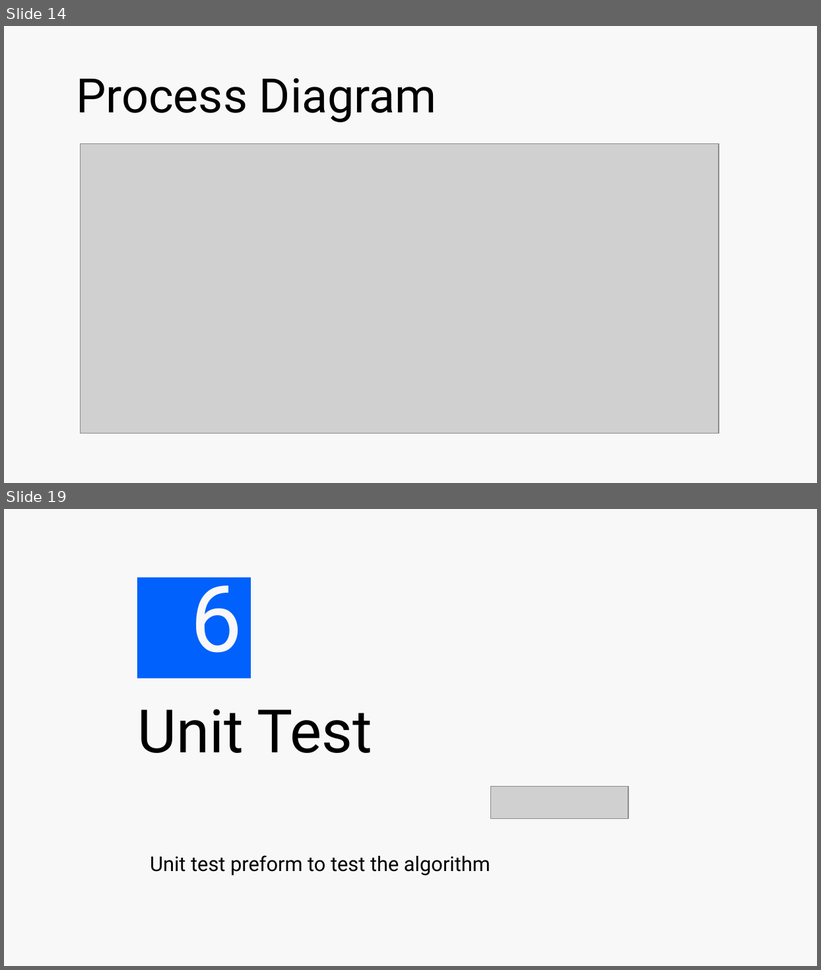
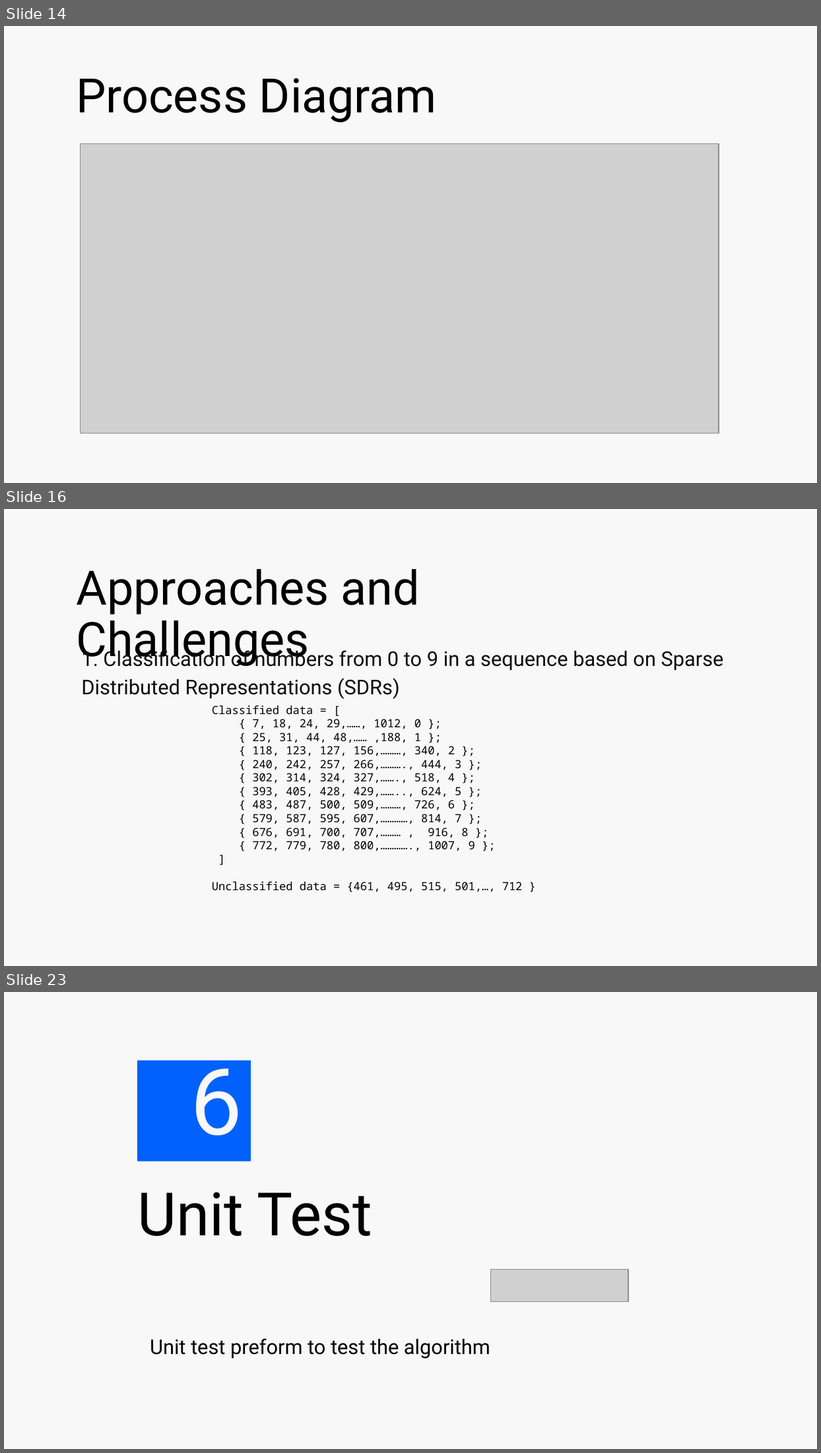
Before and after one commit to muhammadharis-97/K-Nearest-Neighbors-KNN-on-a-sparse-distribution-representation, a slide deck: Myproject/Documentation/Investigate and Implement KNN Classifier_Global Variable-Project_presentation.pptx. Shown one above the other, each under a label of ours: slides 14 and 19 before the commit, slides 14, 16 and 23 after it; the slides between them are not shown. The pictures are 821x970 and 821x1453 pixels, drawn with LibreOffice and Linux fonts; fonts in the diff are those of the drawing; grey boxes stand for pictures; background and template pictures are left out. Boxes give left, top, right and bottom in pixels: in the first picture for what was removed or moved away, otherwise in the second. Text is boxed around its words. In the diff, an @@ line names an element or a change of style, - is before the commit and + after.

```diff
--- a/Myproject/Documentation/Investigate and Implement KNN Classifier_Global Variable-Project_presentation.pptx
+++ b/Myproject/Documentation/Investigate and Implement KNN Classifier_Global Variable-Project_presentation.pptx
@@ slide 16 added at box(4, 509, 817, 966), background #F8F8F8 @@
@@ title added at box(76, 569, 420, 667), 42 pt, text #000000 @@
+Approaches and Challenges
@@ subtitle added at box(81, 648, 724, 699), 18 pt, text #0D0D0D @@
+1. Classification of numbers from 0 to 9 in a sequence based on Sparse Distributed Representations (SDRs)
@@ text added at box(212, 706, 523, 892), 10 pt, text #000000 @@
+Classified data = [
+{ 7, 18, 24, 29,……, 1012, 0 };
+{ 25, 31, 44, 48,…… ,188, 1 };
+{ 118, 123, 127, 156,………, 340, 2 };
+{ 240, 242, 257, 266,………., 444, 3 };
+{ 302, 314, 324, 327,……., 518, 4 };
+{ 393, 405, 428, 429,…….., 624, 5 };
+{ 483, 487, 500, 509,………, 726, 6 };
+{ 579, 587, 595, 607,…………, 814, 7 };
+{ 676, 691, 700, 707,……… , 916, 8 };
+{ 772, 779, 780, 800,…………., 1007, 9 };
+]
+Unclassified data = {461, 495, 515, 501,…, 712 }
@@ what was slide 19 is now slide 23 @@
```
Also in this commit, not shown: 7 slides changed, 5 other slides added, 1 slide removed, 2 other files.
